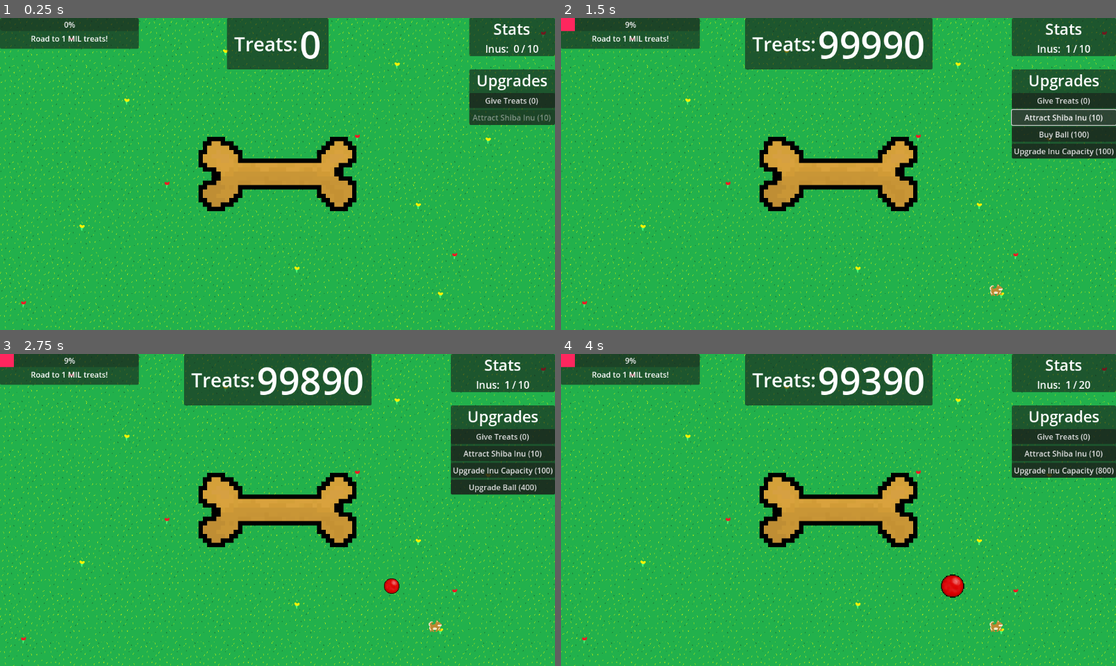
Above: before the commit, frames 1-4 (two rows, left to right).
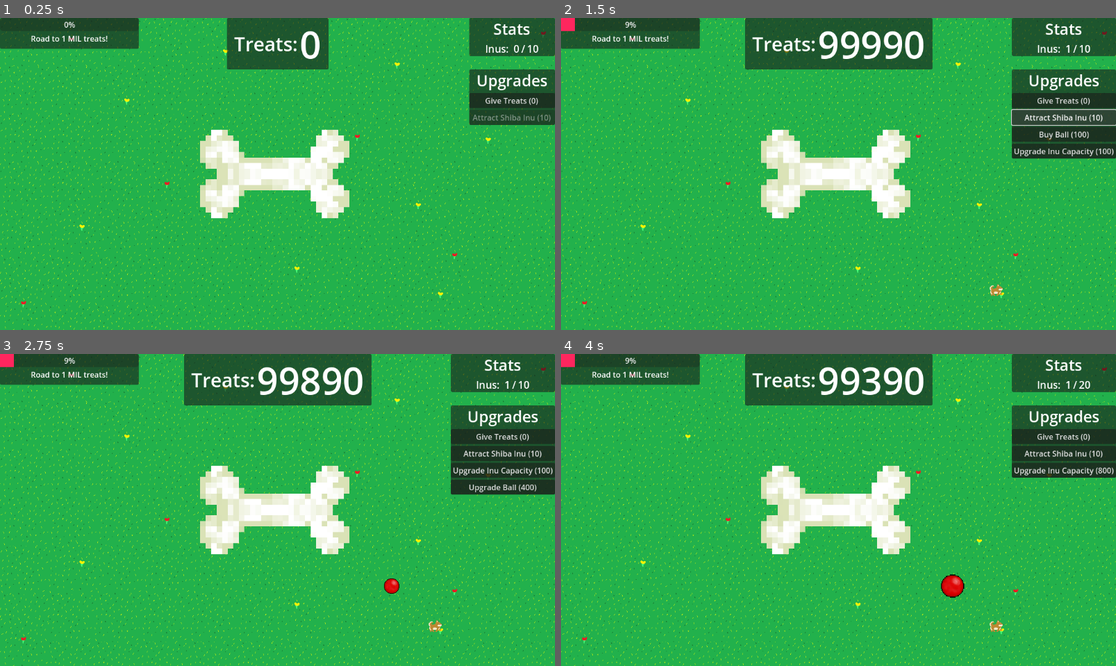
Above: after the commit, the same moments.

Repository: ejmejm/ShibaIdle
Game: Godot game, scene res://scenes/root.tscn
The game is run twice, just before and just after one commit, with the same random seed, the same clock (stepped at 60 frames per second) and the same inputs.
Inputs:
- Up to frame 1 (0.25 s): no input
- Up to frame 2 (1.5 s): click "Give Treats (0)" at 0.5 s; click "Attract Shiba Inu (10)" at 1.25 s
- Up to frame 3 (2.75 s): click "Buy Ball (100)" at 2 s
- Up to frame 4 (4 s): click "Upgrade Inu Capacity (100)" at 2.75 s; click "Upgrade Ball (400)" at 3.5 s

The runs differ from the first frame. In frame 1, 5.1% of the frame differs, in the area x 35-65%, y 35-65%; in frame 2, 5.1%; in frame 3, 5.1%; in frame 4, 5.1%.

Commit message:
Updated gym sprite

Diff:
--- a/scenes/clickable_treat.tscn
+++ b/scenes/clickable_treat.tscn
@@ -1,7 +1,7 @@
 [gd_scene load_steps=3 format=3 uid="uid://va8rw1sglveq"]
 
-[ext_resource type="Texture2D" uid="uid://cvwlv5khtboxl" path="res://sprites/dog_treat.png" id="1_c1dp3"]
 [ext_resource type="Script" path="res://scripts/click_checker.gd" id="1_qe3ds"]
+[ext_resource type="Texture2D" uid="uid://d1mqdxdyeuevk" path="res://sprites/BoneSprite.png" id="2_aamy1"]
 
 [node name="ClickableTreat" type="Node2D"]
 script = ExtResource("1_qe3ds")
@@ -11,20 +11,20 @@
 
 [node name="CollisionPolygon2D" type="CollisionPolygon2D" parent="StaticBody2D"]
 position = Vector2(0, 1.43051e-06)
-scale = Vector2(9.10294, 9.10294)
-polygon = PackedVector2Array(-16, -8.5, -16, -7.5, -17, -7.5, -17, -5.5, -18, -5.5, -18, -1.5, -17, -1.5, -17, -0.5, -15, -0.5, -15, 1.5, -17, 1.5, -17, 2.5, -18, 2.5, -18, 6.5, -17, 6.5, -17, 7.5, -16, 7.5, -16, 8.5, -12, 8.5, -12, 7.5, -10, 7.5, -10, 6.5, -9, 6.5, -9, 5.5, -8, 5.5, -8, 3.5, 9, 3.5, 9, 5.5, 10, 5.5, 10, 6.5, 11, 6.5, 11, 7.5, 12, 7.5, 12, 8.5, 16, 8.5, 16, 7.5, 17, 7.5, 17, 6.5, 18, 6.5, 18, 1.5, 17, 1.5, 17, 0.5, 15, 0.5, 15, -1.5, 17, -1.5, 17, -2.5, 18, -2.5, 18, -6.5, 17, -6.5, 17, -7.5, 16, -7.5, 16, -8.5, 12, -8.5, 12, -7.5, 11, -7.5, 11, -6.5, 10, -6.5, 10, -5.5, 9, -5.5, 9, -3.5, -8, -3.5, -8, -5.5, -9, -5.5, -9, -6.5, -10, -6.5, -10, -7.5, -12, -7.5, -12, -8.5)
+scale = Vector2(11.5, 11.5)
+polygon = PackedVector2Array(-12, -8, -12, -7, -13, -7, -13, -6, -14, -6, -14, -2, -13, -2, -13, -1, -11, -1, -11, 1, -13, 1, -13, 2, -14, 2, -14, 6, -13, 6, -13, 7, -12, 7, -12, 8, -9, 8, -9, 7, -8, 7, -8, 6, -7, 6, -7, 4, -6, 4, -6, 3, 6, 3, 6, 5, 7, 5, 7, 7, 8, 7, 8, 8, 11, 8, 11, 7, 12, 7, 12, 6, 13, 6, 13, 3, 12, 3, 12, 2, 11, 2, 11, 1, 10, 1, 10, -1, 11, -1, 11, -2, 12, -2, 12, -3, 13, -3, 13, -6, 12, -6, 12, -7, 11, -7, 11, -8, 8, -8, 8, -7, 7, -7, 7, -5, 6, -5, 6, -3, -6, -3, -6, -4, -7, -4, -7, -6, -8, -6, -8, -7, -9, -7, -9, -8)
 
 [node name="Area2D" type="Area2D" parent="."]
 collision_mask = 2
 
 [node name="CollisionPolygon2D" type="CollisionPolygon2D" parent="Area2D"]
 position = Vector2(0, 1.43051e-06)
-scale = Vector2(9.10294, 9.10294)
-polygon = PackedVector2Array(-16, -8.5, -16, -7.5, -17, -7.5, -17, -5.5, -18, -5.5, -18, -1.5, -17, -1.5, -17, -0.5, -15, -0.5, -15, 1.5, -17, 1.5, -17, 2.5, -18, 2.5, -18, 6.5, -17, 6.5, -17, 7.5, -16, 7.5, -16, 8.5, -12, 8.5, -12, 7.5, -10, 7.5, -10, 6.5, -9, 6.5, -9, 5.5, -8, 5.5, -8, 3.5, 9, 3.5, 9, 5.5, 10, 5.5, 10, 6.5, 11, 6.5, 11, 7.5, 12, 7.5, 12, 8.5, 16, 8.5, 16, 7.5, 17, 7.5, 17, 6.5, 18, 6.5, 18, 1.5, 17, 1.5, 17, 0.5, 15, 0.5, 15, -1.5, 17, -1.5, 17, -2.5, 18, -2.5, 18, -6.5, 17, -6.5, 17, -7.5, 16, -7.5, 16, -8.5, 12, -8.5, 12, -7.5, 11, -7.5, 11, -6.5, 10, -6.5, 10, -5.5, 9, -5.5, 9, -3.5, -8, -3.5, -8, -5.5, -9, -5.5, -9, -6.5, -10, -6.5, -10, -7.5, -12, -7.5, -12, -8.5)
+scale = Vector2(11.5, 11.5)
+polygon = PackedVector2Array(-12, -8, -12, -7, -13, -7, -13, -6, -14, -6, -14, -2, -13, -2, -13, -1, -11, -1, -11, 1, -13, 1, -13, 2, -14, 2, -14, 6, -13, 6, -13, 7, -12, 7, -12, 8, -9, 8, -9, 7, -8, 7, -8, 6, -7, 6, -7, 4, -6, 4, -6, 3, 6, 3, 6, 5, 7, 5, 7, 7, 8, 7, 8, 8, 11, 8, 11, 7, 12, 7, 12, 6, 13, 6, 13, 3, 12, 3, 12, 2, 11, 2, 11, 1, 10, 1, 10, -1, 11, -1, 11, -2, 12, -2, 12, -3, 13, -3, 13, -6, 12, -6, 12, -7, 11, -7, 11, -8, 8, -8, 8, -7, 7, -7, 7, -5, 6, -5, 6, -3, -6, -3, -6, -4, -7, -4, -7, -6, -8, -6, -8, -7, -9, -7, -9, -8)
 
 [node name="DogTreatSprite" type="Sprite2D" parent="."]
 position = Vector2(0, 1.43051e-06)
-scale = Vector2(9.10294, 9.10294)
-texture = ExtResource("1_c1dp3")
+scale = Vector2(11.5, 11.5)
+texture = ExtResource("2_aamy1")
 
 [connection signal="input_event" from="Area2D" to="." method="_on_area_2d_input_event"]
--- a/scenes/gym.tscn
+++ b/scenes/gym.tscn
@@ -1,19 +1,22 @@
 [gd_scene load_steps=4 format=3 uid="uid://bxxg6tpb5nb08"]
 
-[ext_resource type="Texture2D" uid="uid://m4ldm1hik38g" path="res://sprites/ShibaGym Sprite.jpg" id="1_6bq28"]
 [ext_resource type="Script" path="res://scripts/hit_building.gd" id="1_8sp54"]
+[ext_resource type="Texture2D" uid="uid://u4h24cjiq3ai" path="res://sprites/GymSprite.png" id="2_ajple"]
 
 [sub_resource type="RectangleShape2D" id="RectangleShape2D_m44pd"]
-size = Vector2(77, 80)
+size = Vector2(49.3333, 43.3333)
 
 [node name="Gym" type="StaticBody2D"]
 visibility_layer = 3
-collision_layer = 2
+collision_layer = 3
+collision_mask = 3
 script = ExtResource("1_8sp54")
 
 [node name="CollisionShape2D" type="CollisionShape2D" parent="."]
-position = Vector2(0.5, 7)
+position = Vector2(2, -4.5)
+scale = Vector2(1.5, 1.5)
 shape = SubResource("RectangleShape2D_m44pd")
 
 [node name="Sprite2D" type="Sprite2D" parent="."]
-texture = ExtResource("1_6bq28")
+scale = Vector2(1.5, 1.5)
+texture = ExtResource("2_ajple")
--- a/scenes/root.tscn
+++ b/scenes/root.tscn
@@ -8,9 +8,9 @@
 [ext_resource type="Script" path="res://scripts/upgrades_panel.gd" id="6_pydca"]
 [ext_resource type="Script" path="res://scripts/update_creature_count.gd" id="6_xiik3"]
 [ext_resource type="Script" path="res://scripts/max_creature_count_update.gd" id="7_sectu"]
-[ext_resource type="PackedScene" uid="uid://drmon8j22sdl5" path="res://scenes/ball.tscn" id="9_rdu7f"]
+[ext_resource type="PackedScene" uid="uid://bh8uegvyvlaad" path="res://scenes/ball.tscn" id="9_rdu7f"]
 [ext_resource type="Script" path="res://scenes/progress_bar.gd" id="10_0ld48"]
-[ext_resource type="AudioStream" uid="uid://cpu10ugppkfrf" path="res://Audio/BACKGROUND.mp3" id="11_m2gjb"]
+[ext_resource type="AudioStream" uid="uid://cpu10ugppkfrf" path="res://audio/BACKGROUND.mp3" id="11_m2gjb"]
 
 [sub_resource type="WorldBoundaryShape2D" id="WorldBoundaryShape2D_hh8vk"]
 normal = Vector2(0, 1)
Binary file removed: sprites/ShibaGym Sprite.jpg
Not shown, removed: sprites/ShibaGym Sprite.jpg.import
